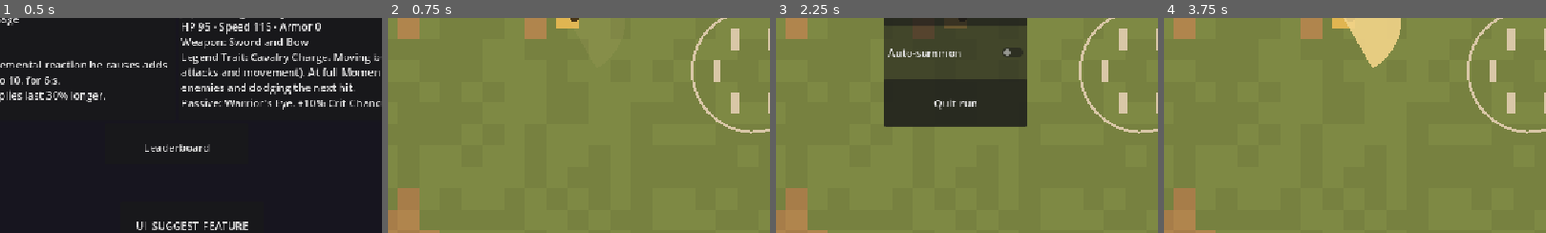
Above: before the commit, frames 1-4 (left to right).
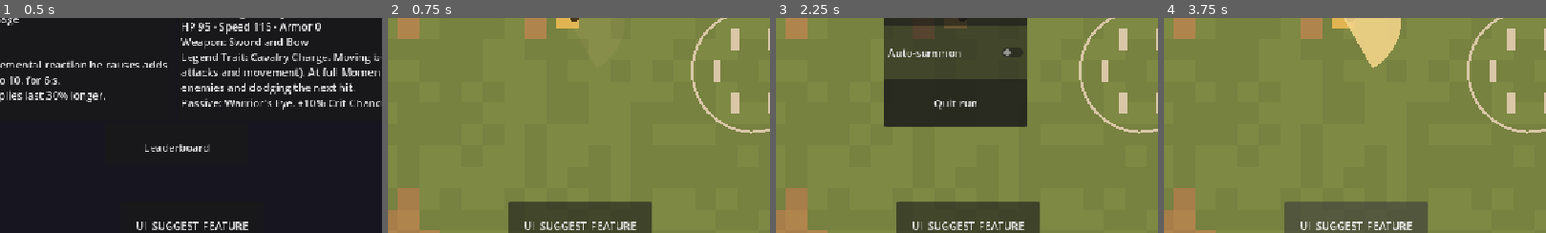
Above: after the commit, the same moments.

Repository: Zephino/Mythriven
Game: Godot game, scene res://scenes/main.tscn
The game is run twice, just before and just after one commit, with the same random seed, the same clock (stepped at 60 frames per second) and the same inputs.
Inputs (mouse positions are % of the whole screen's width and height, from its top left):
- Up to frame 1 (0.5 s): no input
- Up to frame 2 (0.75 s): click "Heracles Greek · Bruiser HP 1…" at 0.5 s
- Up to frame 3 (2.25 s): click "Lv 1" at 1.25 s; click "II" at 2 s
- Up to frame 4 (3.75 s): click "Resume" at 2.75 s; click (52, 98) at 3.5 s, where only the run after the commit has a clickable "UI_SUGGEST_FEATURE"
The pictures show only the part of the screen within x 26-76%, y 50-100%; the shares and areas given below are measured in that part.

Frame 1 is identical in both runs. In frame 2, 5.5% of the frame differs, in the area x 31-69%, y 85-100%; in frame 3, 5.5%; in frame 4, 5.5%.

Commit message:
feat: expose suggestion form in Mythriven UI

Diff:
--- a/scripts/ui/hud.gd
+++ b/scripts/ui/hud.gd
@@ -64,6 +64,11 @@
 	_trait_label.horizontal_alignment = HORIZONTAL_ALIGNMENT_CENTER
 	_trait_label.mouse_filter = Control.MOUSE_FILTER_IGNORE
 	root.add_child(_trait_label)
+	# Bottom-centre, away from the left movement joystick and right god buttons.
+	var suggestion := SuggestionButton.new()
+	suggestion.custom_minimum_size = Vector2(Data.cfg_float("ui.min_touch_target_px") * 3.0, Data.cfg_float("ui.min_touch_target_px"))
+	root.add_child(suggestion)
+	suggestion.set_anchors_and_offsets_preset(Control.PRESET_CENTER_BOTTOM, Control.PRESET_MODE_MINSIZE, int(margin_px))
 
 
 func _process(_delta: float) -> void:
